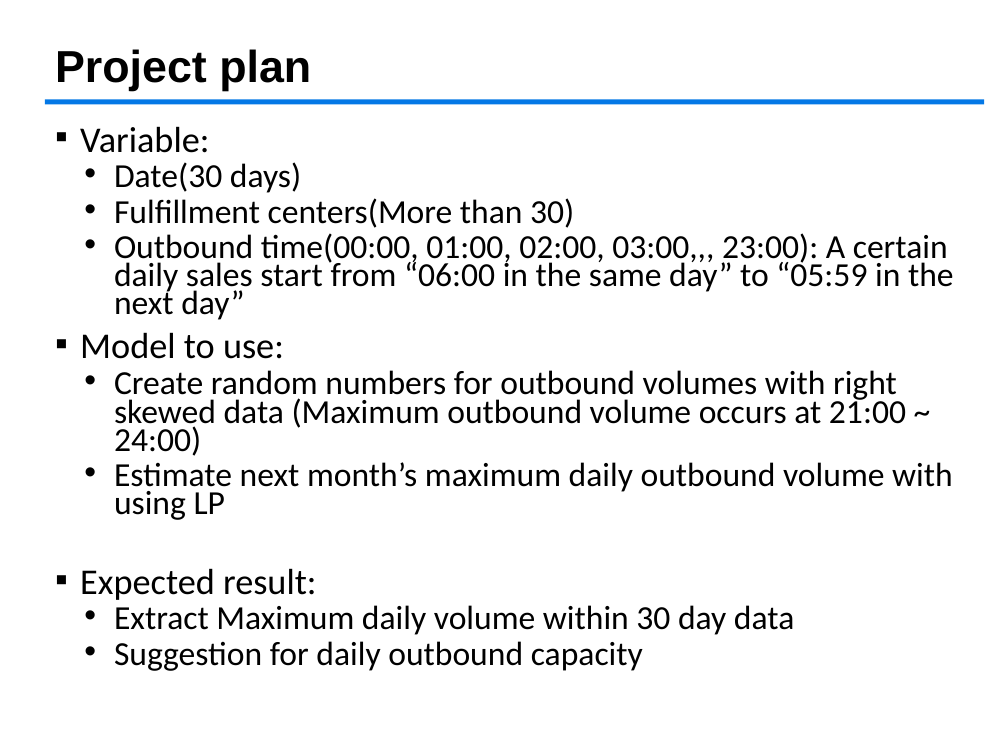
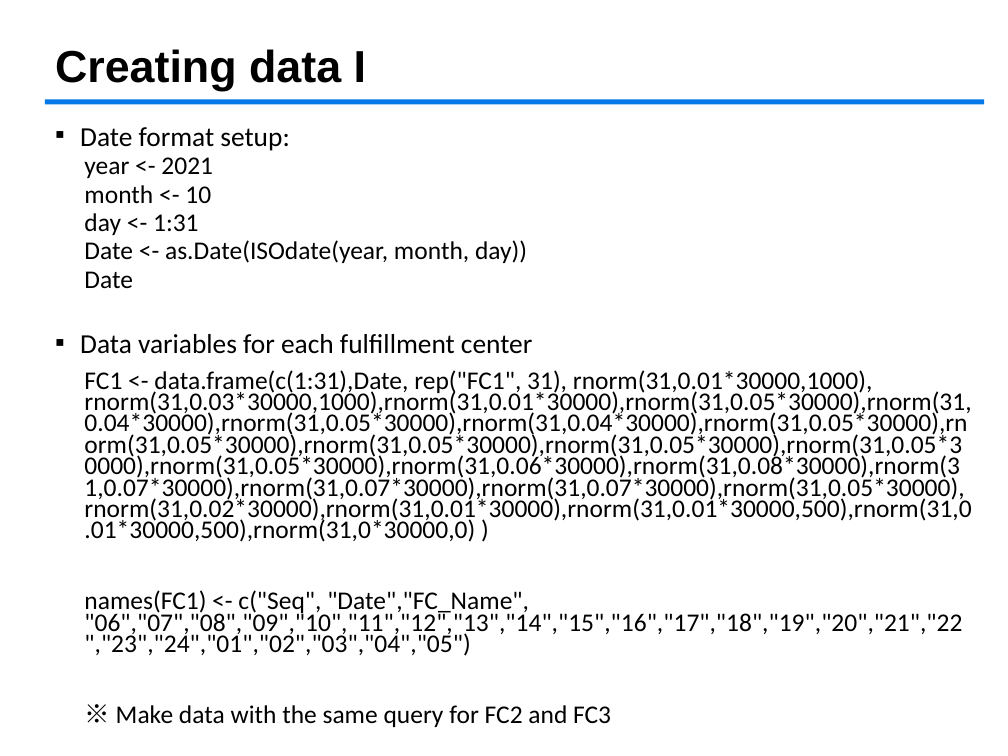
Before and after one commit to TaewinKorea/Final_project, a slide deck: slide 3 of Final term project_Taewon Kim(91221629)_20211205.pptx. Drawn at 1008x756 pixels with LibreOffice and Linux fonts; fonts in the diff are those of the drawing; background and template pictures are left out. Boxes give left, top, right and bottom in pixels: in the first picture for what was removed or moved away, otherwise in the second. Text is boxed around its words. In the diff, an @@ line names an element or a change of style, - is before the commit and + after.

```diff
--- a/Final term project_Taewon Kim(91221629)_20211205.pptx
+++ b/Final term project_Taewon Kim(91221629)_20211205.pptx
@@ title at (x1=55, y1=49, x2=366, y2=91): text changed @@
-Project plan
+Creating data I
@@ text at (x1=80, y1=127, x2=971, y2=727): text changed; size 24.1 to 18.2 pt @@
-▪ Variable:
-  • Date(30 days)
-  • Fulfillment centers(More than 30)
-  • Outbound time(00:00, 01:00, 02:00, 03:00,,, 23:00): A certain daily sales start from “06:00 in the same day” to “05:59 in the next day”
-▪ Model to use:
-  • Create random numbers for outbound volumes with right skewed data (Maximum outbound volume occurs at 21:00 ~ 24:00)
-  • Estimate next month’s maximum daily outbound volume with using LP
-▪ Expected result:
-  • Extract Maximum daily volume within 30 day data
-  • Suggestion for daily outbound capacity
+▪ Date format setup:
+  year <- 2021
+  month <- 10
+  day <- 1:31
+  Date <- as.Date(ISOdate(year, month, day))
+  Date
+  ▪ Data variables for each fulfillment center
+  FC1 <- data.frame(c(1:31),Date, rep("FC1", 31), rnorm(31,0.01*30000,1000), rnorm(31,0.03*30000,1000),rnorm(31,0.01*30000),rnorm(31,0.05*30000),rnorm(31,0.04*30000),rnorm(31,0.05*30000),rnorm(31,0.04*30000),rnorm(31,0.05*30000),rnorm(31,0.05*30000),rnorm(31,0.05*30000),rnorm(31,0.05*30000),rnorm(31,0.05*30000),rnorm(31,0.05*30000),rnorm(31,0.06*30000),rnorm(31,0.08*30000),rnorm(31,0.07*30000),rnorm(31,0.07*30000),rnorm(31,0.07*30000),rnorm(31,0.05*30000),rnorm(31,0.02*30000),rnorm(31,0.01*30000),rnorm(31,0.01*30000,500),rnorm(31,0.01*30000,500),rnorm(31,0*30000,0) )
+  names(FC1) <- c("Seq", "Date","FC_Name", "06","07","08","09","10","11","12","13","14","15","16","17","18","19","20","21","22","23","24","01","02","03","04","05")
+  ※ Make data with the same query for FC2 and FC3
```
Also in this commit, not shown: 2 other slides changed, 4 slides added, 1 slide removed, 2 other files.
